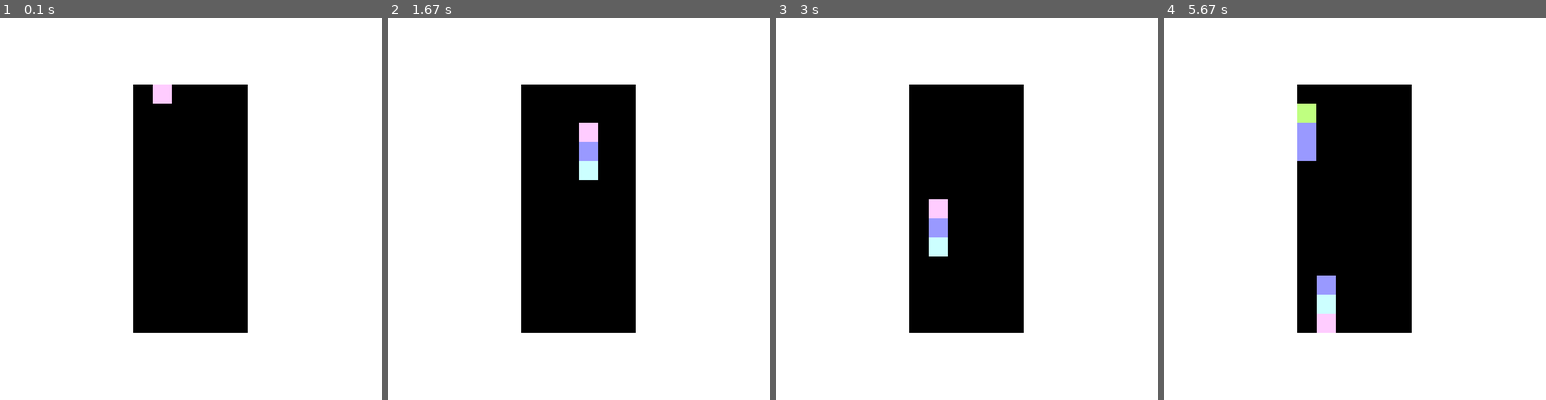
Above: before the commit, frames 1-4 (left to right).
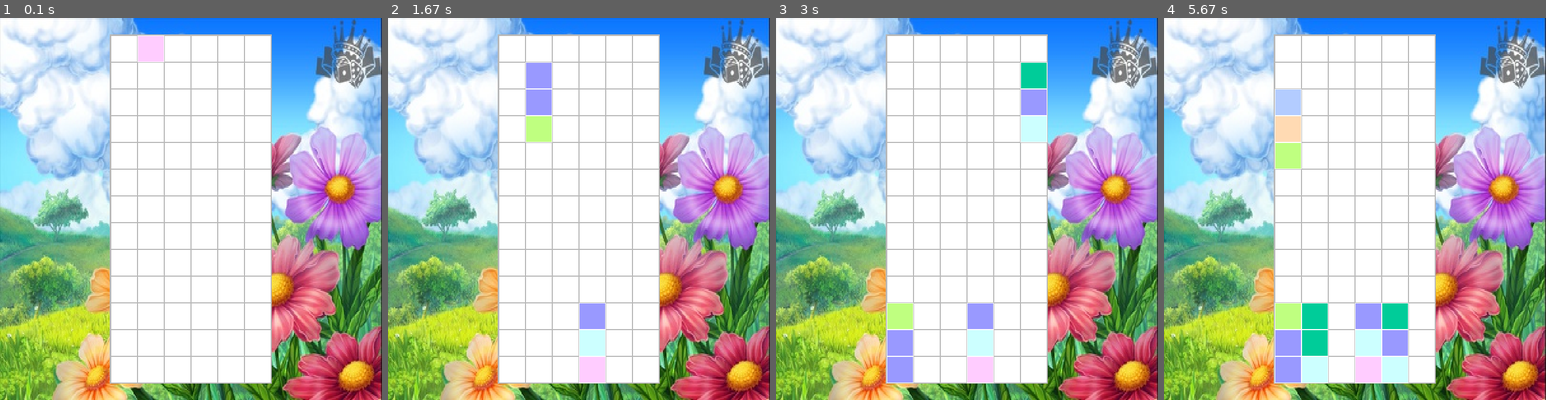
Above: after the commit, the same moments.

Repository: aikakyrgyz/Tile-Matching-Game---PyGame
Game: pygame game, started from game.py
Same seed, same stepped clock (60 frames per second), same inputs: the game is played once before the commit and once after it.
Inputs:
- Up to frame 1 (0.1 s): no input
- Up to frame 2 (1.67 s): hold Space 0.33-0.8 s; hold Right 0.33-0.8 s; hold Right 0.83-1.3 s; tap Space at 0.9, 1.2, 1.4 s; hold Right from 1.33 s (still down)
- Up to frame 3 (3 s): tap Space at 1.7, 1.9, 2.2, 2.47, 2.77, 2.9 s; release Right at 1.8 s; hold Left 1.83-2.37 s; hold Left 2.4-2.8 s; hold Right from 2.83 s (still down)
- Up to frame 4 (5.67 s): tap Space at 3.2, 3.57, 3.87, 4.07, 4.37, 4.57, 4.87, 5.07, 5.37, 5.63 s; release Right at 3.47 s; hold Left 3.5-3.97 s; hold Right 4-4.47 s; hold Right 4.5-4.97 s; hold Left 5-5.53 s; hold Left from 5.57 s (still down)

The runs differ from the first frame. In frame 1, 77% of the frame differs, in the area x 0-100%, y 0-100%; in frame 2, 78%; in frame 3, 80%; in frame 4, 82%.

Commit message:
second commit

Diff:
--- a/game.py
+++ b/game.py
@@ -8,9 +8,10 @@
 _INITIAL_WIDTH = 700
 _INITIAL_HEIGHT = 700
 _BACKGROUND_COLOR = pygame.Color(255, 255, 255)
+_GRID = pygame.Color(184,184,184)
 _BOARD_COLOR = pygame.Color(0, 0, 0)
-_JEWEL_WIDTH = 0.05
-_JEWEL_HEIGHT = 0.05
+_JEWEL_WIDTH = 0.07
+_JEWEL_HEIGHT = 0.07
 _ROWS_NUM = 13
 _COLUMN_NUM = 6
 _FALLER = 3
@@ -27,7 +28,7 @@
         self._running = True
         self._state = game_logic.GameBoard(_ROWS_NUM, _COLUMN_NUM)
         self._state.set_board(True, [])
-
+        self._background_image = pygame.image.load('flowers.jpeg')
 
     def run(self) -> None:
         pygame.init()
@@ -35,17 +36,17 @@
         clock = pygame.time.Clock()
         action = 0
         while self._running:
-            clock.tick(30)
+            clock.tick(100)
             self._handle_events()
             if action%10==0:
                 user_interface.draw_board(self._state)
                 self._state.action()
                 if self._state.get_game_over():
+                    self._draw_end_game()
                     self._end_game()
                 self._add_faller()
                 action = 0
             self._redraw()
-
             action+=1
 
         pygame.quit()
@@ -53,20 +54,40 @@
     def _end_game(self) -> None:
         self._running = False
 
+    def _draw_end_game(self) -> None:
+        pygame.font.init()
+        text = pygame.font.SysFont('Century', 63, False, True)
+        text_surface = text.render('GAME OVER', True, (255, 102, 102))
+        self._surface.blit(text_surface, (225, 210))
+        pygame.display.flip()
+        waiting = True
+        clock = pygame.time.Clock()
+        while waiting:
+            clock.tick(30)
+            for event in pygame.event.get():
+                if event.type == pygame.QUIT:
+                    pygame.quit()
+                if event.type == pygame.VIDEORESIZE:
+                    self._create_surface(event.size)
 
     def _create_surface(self, dimensions: tuple[int, int]) -> None:
         self._surface = pygame.display.set_mode(dimensions, pygame.RESIZABLE)
         self._jewel_image_scaled = None
 
     def _redraw(self) -> None:
-        self._surface.fill(_BACKGROUND_COLOR)
+        self._draw_background()
         self._draw_board_box()
         self._draw_jewels()
         pygame.display.flip()
 
+    def _draw_background(self) -> None:
+        background_rect = pygame.Rect(0, 0, self._surface.get_width(), self._surface.get_height())
+        scaled_image = pygame.transform.scale(self._background_image, (self._surface.get_width(), self._surface.get_height()))
+        self._surface.blit(scaled_image, background_rect)
+
     def _draw_board_box(self):
-        self._distance_from_top = (1.0 - (_JEWEL_HEIGHT * 13))/2
-        self._distance_from_side = (1.0 - (_JEWEL_WIDTH * 6))/2
+        self._distance_from_top = (1.0 - (_JEWEL_HEIGHT * 13))/2 - 0.002
+        self._distance_from_side = (1.0 - (_JEWEL_WIDTH * 6))/2 - 0.002
 
         top_left_frac_x = self._distance_from_side
         top_left_frac_y = self._distance_from_top
@@ -74,12 +95,11 @@
         top_left_pixel_x = int(top_left_frac_x * self._surface.get_width())
         top_left_pixel_y = int(top_left_frac_y * self._surface.get_height())
 
-        width_pixel = _JEWEL_WIDTH * _COLUMN_NUM * self._surface.get_width()
-        height_pixel = _JEWEL_HEIGHT * _ROWS_NUM * self._surface.get_height()
+        width_pixel = ((_JEWEL_WIDTH) * _COLUMN_NUM) * self._surface.get_width()
+        height_pixel = ((_JEWEL_HEIGHT) * _ROWS_NUM) * self._surface.get_height()
 
-        board_box = pygame.Rect(top_left_pixel_x, top_left_pixel_y, width_pixel, height_pixel)
-
-        pygame.draw.rect(self._surface, _BOARD_COLOR, board_box, 0)
+        self._board_box = pygame.Rect(top_left_pixel_x, top_left_pixel_y, width_pixel + 3, height_pixel + 3)
+        pygame.draw.rect(self._surface, _GRID, self._board_box, 2)
 
     def _draw_jewels(self) -> None:
         for row in range(2, self._state.get_rows()):
@@ -87,30 +107,34 @@
                 cell = self._state.get_board_cell(row, col)
                 status = cell.get_status()
                 letter = cell.get_value()
-                if status == game_logic.Cell.empty_cell:
-                    continue
-                top_left_frac_x = (col * _JEWEL_WIDTH) + self._distance_from_side
-                top_left_frac_y = ((row-2) * _JEWEL_HEIGHT) + self._distance_from_top
+                top_left_frac_x = (col * _JEWEL_WIDTH) + self._distance_from_side + 0.002
+                top_left_frac_y = ((row-2) * _JEWEL_HEIGHT) + self._distance_from_top + 0.003
                 top_left_pixel_x = int(top_left_frac_x * self._surface.get_width())
                 top_left_pixel_y = int(top_left_frac_y * self._surface.get_height())
                 if status == game_logic.Cell.match:
                     color = _COLORS['MATCH']
+                elif status == game_logic.Cell.empty_cell:
+                    color = _BACKGROUND_COLOR
                 else:
                     color = _COLORS[letter]
-                self._draw_jewel(top_left_pixel_x, top_left_pixel_y, color)
+                self._draw_jewel(status, top_left_pixel_x, top_left_pixel_y, color)
 
-    def _draw_jewel(self, top_left_pixel_x, top_left_pixel_y, color) -> None:
+    def _draw_jewel(self, status, top_left_pixel_x, top_left_pixel_y, color) -> None:
         width = _JEWEL_WIDTH * self._surface.get_width()
         height = _JEWEL_HEIGHT * self._surface.get_height()
         jewel_rect = pygame.Rect(top_left_pixel_x, top_left_pixel_y, width, height)
         pygame.draw.rect(self._surface, color, jewel_rect)
+        if status == game_logic.Cell.empty_cell:
+            pygame.draw.rect(self._surface, _GRID, jewel_rect, 1 )
+        else:
+            pygame.draw.rect(self._surface, _BACKGROUND_COLOR, jewel_rect, 1)
 
 
     def _add_faller(self) -> None:
         if self._state.get_faller() == None:
                 faller_colors = self._random_colors()
                 faller_column = self._random_column()
-                while self._state.get_board_cell(0, faller_column).get_status() != game_logic.Cell.empty_cell:
+                while self._state.get_board_cell(3, faller_column).get_status() != game_logic.Cell.empty_cell:
                     faller_column = self._random_column()
                 self._state.add_faller_to_board(faller_column, faller_colors[0],
                                                 faller_colors[1], faller_colors[2])
@@ -119,16 +143,17 @@
         for event in pygame.event.get():
             if event.type == pygame.QUIT:
                 self._running = False
-            elif event.type == pygame.VIDEORESIZE:
+            if event.type == pygame.VIDEORESIZE:
+                print('RESIZE')
                 self._create_surface(event.size)
-            elif event.type == pygame.KEYDOWN and event.key == pygame.K_SPACE:
+            if event.type == pygame.KEYDOWN and event.key == pygame.K_SPACE:
                 self._state.rotate_faller()
-            elif event.type == pygame.KEYDOWN and event.key == pygame.K_LEFT:
+            if event.type == pygame.KEYDOWN and event.key == pygame.K_LEFT:
                 self._state.move_left()
-            elif event.type == pygame.KEYDOWN and event.key == pygame.K_RIGHT:
+            if event.type == pygame.KEYDOWN and event.key == pygame.K_RIGHT:
                 self._state.move_right()
-            else:
-                return
+            # else:
+            #     return
 
     def _random_colors(self) -> list:
         faller_colors = []
Binary file added: flowers.jpeg
